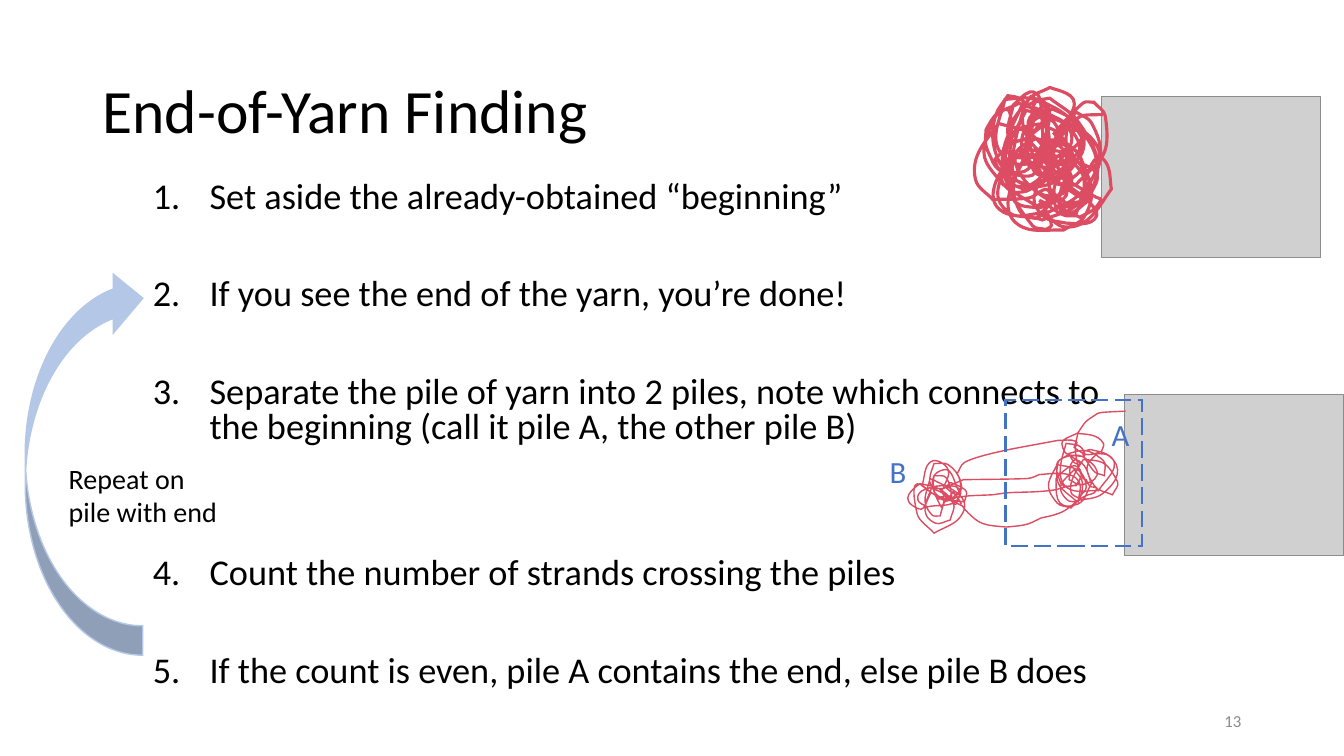
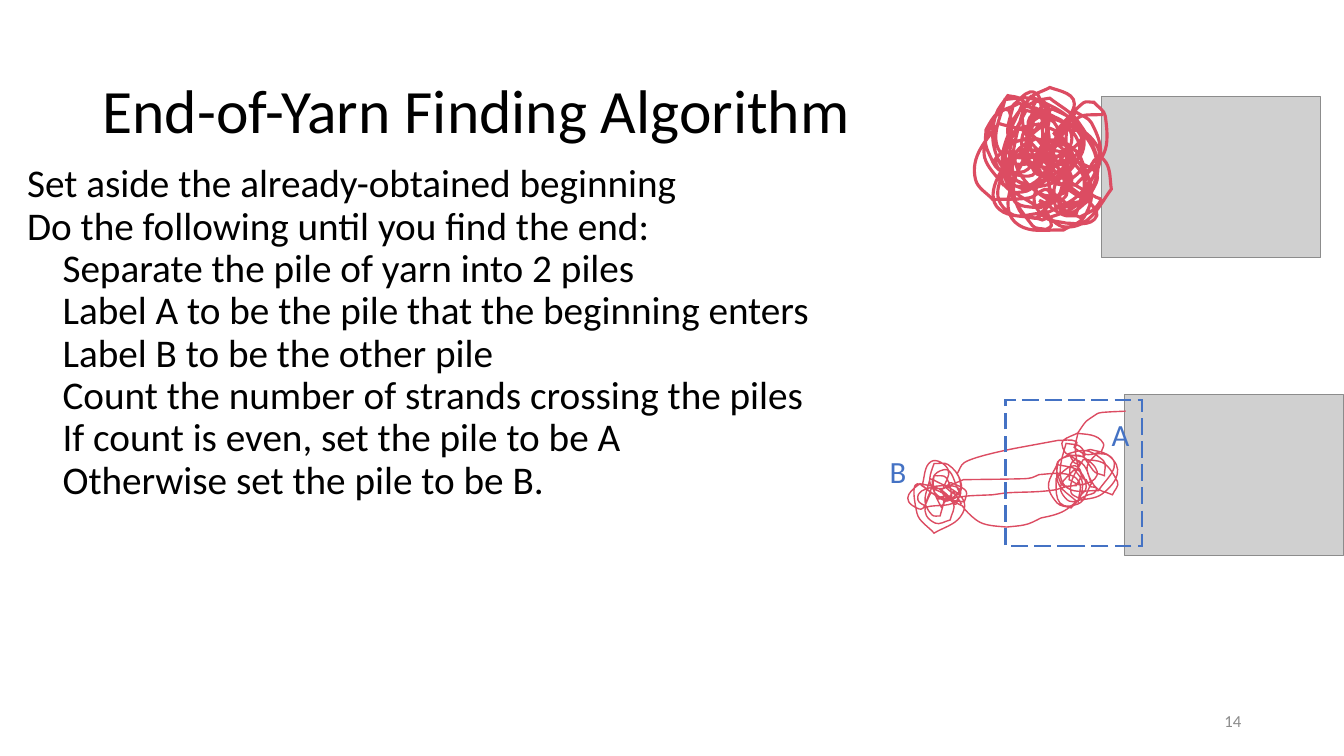
Before and after one commit to natebrunelle/cse332, a slide deck: slide 14 of markdown/files/slides/lecture2_analysis1.pptx (slide 13 before the commit). Drawn at 1344x756 pixels with LibreOffice and Linux fonts; fonts in the diff are those of the drawing; grey boxes stand for pictures. Boxes give left, top, right and bottom in pixels: in the first picture for what was removed or moved away, otherwise in the second. Text is boxed around its words. In the diff, an @@ line names an element or a change of style, - is before the commit and + after.

```diff
--- a/markdown/files/slides/lecture2_analysis1.pptx
+++ b/markdown/files/slides/lecture2_analysis1.pptx
@@ title at (x1=102, y1=90, x2=849, y2=144): text changed @@
-End-of-Yarn Finding
+End-of-Yarn Finding Algorithm
@@ text at (x1=27, y1=169, x2=809, y2=501): text changed; size 25.9 to 28 pt @@
-1. Set aside the already-obtained “beginning”
-2. If you see the end of the yarn, you’re done!
-3. Separate the pile of yarn into 2 piles, note which connects to the beginning (call it pile A, the other pile B)
-4. Count the number of strands crossing the piles
-5. If the count is even, pile A contains the end, else pile B does
+Set aside the already-obtained beginning
+Do the following until you find the end:
+Separate the pile of yarn into 2 piles
+Label A to be the pile that the beginning enters
+Label B to be the other pile
+Count the number of strands crossing the piles
+If count is even, set the pile to be A
+Otherwise set the pile to be B.
@@ curved left arrow removed at (x1=25, y1=269, x2=143, y2=655) @@
@@ text removed at (x1=69, y1=471, x2=216, y2=527) @@
-Repeat on pile with end
@@ page number at (x1=1224, y1=716, x2=1241, y2=727): text changed @@
-13
+14
```
Also in this commit, not shown: 12 other slides changed, 7 slides added, 3 slides removed, 2 other files.
